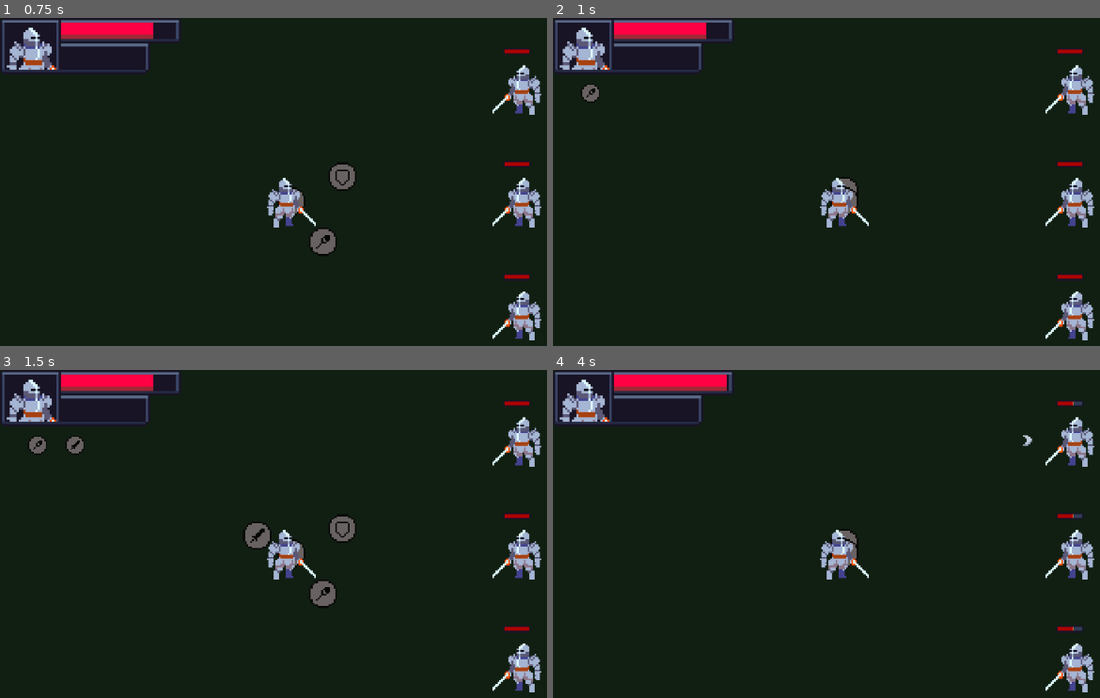
Above: before the commit, frames 1-4 (two rows, left to right).
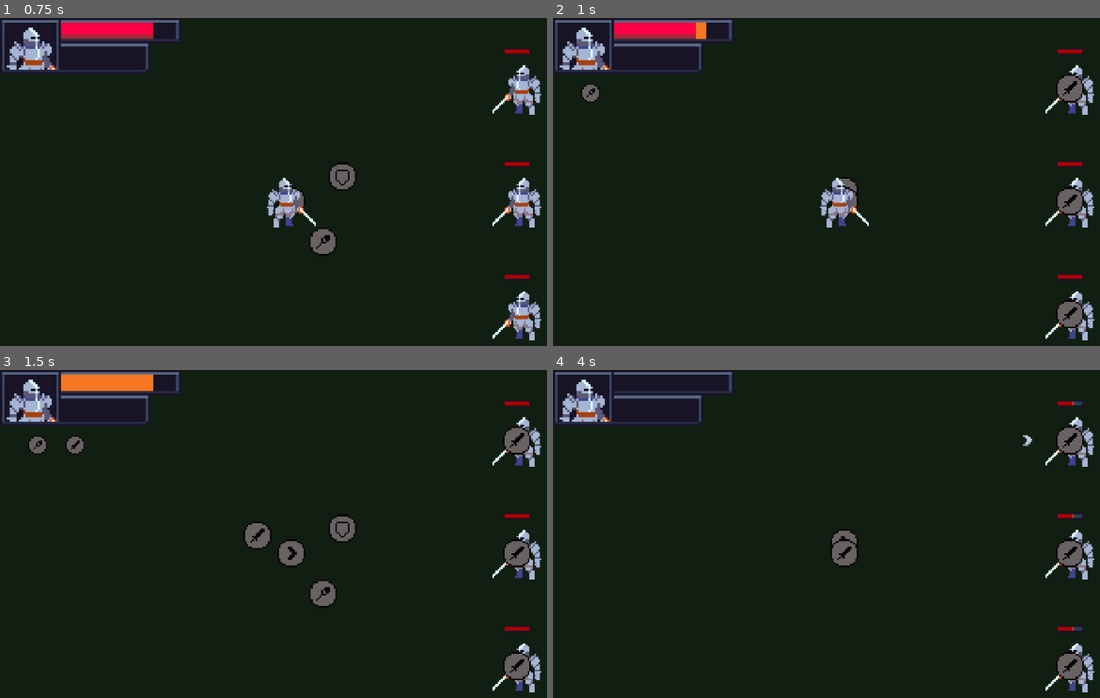
Above: after the commit, the same moments.

Repository: SamuelAlves-23/shoveljam2025
Game: Godot game, scene res://scenes/battle_scene/battle_scene.tscn
Two runs of this game, one before a commit and one after it. Both use one fixed random seed, a clock stepped at 60 frames per second and the inputs below. The project has no main scene, so this scene is started directly.
Inputs (mouse positions are in pixels of both pictures, inside the frame that each line leads up to):
- Up to frame 1 (0.75 s): move the mouse to (322, 241) at 0.52 s; hold D (move_right) from 0.53 s (still down); hold Q (attack) from 0.53 s (still down); click (322, 241) at 0.67 s
- Up to frame 2 (1 s): keep holding D (move_right); keep holding Q (attack); tap E (guard) at 0.8 s
- Up to frame 3 (1.5 s): move the mouse to (224, 602) at 1.27 s; release D (move_right) at 1.28 s; release Q (attack) at 1.28 s; hold S (move_down) from 1.28 s (still down); tap E (guard) at 1.35 s
- Up to frame 4 (4 s): tap R (magic) at 1.55 s; move the mouse to (1001, 488) at 2.02 s; release S (move_down) at 2.03 s; hold D (move_right) 2.03-2.78 s; hold R (magic) 2.03-2.78 s; tap Q (attack) at 2.3, 2.85 s; move the mouse to (892, 665) at 2.77 s; hold W (move_up) 2.78-3.53 s; click (892, 665) at 2.92 s; tap E (guard) at 3.05 s; move the mouse to (outside the picture) at 3.52 s; hold A (move_left) from 3.53 s (still down); hold R (magic) from 3.53 s (still down); tap Space (confirm) at 3.6 s

Frame 1 is identical in both runs. In frame 2, 1.1% of the frame differs, in the area x 26-98%, y 1-95%; in frame 3, 2.4%; in frame 4, 2.7%, in the area x 10-98%, y 1-95%.

Commit message:
Pre-rediseño

Diff:
--- a/units/enemy/enemy.gd
+++ b/units/enemy/enemy.gd
@@ -11,7 +11,13 @@
 
 @onready var current_state: STATES = STATES.ALIVE
 @onready var guarding: bool = false
+@onready var current_combo: Array = []
 @onready var battle_scene: BattleScene = get_tree().get_first_node_in_group("BattleScene")
+
+@onready var hp: Control = $EnemyHP
+@onready var combo_01_pos: Vector2 = $EnemyHP/Combo01.position
+@onready var combo_02_pos: Vector2 = $EnemyHP/Combo02.global_position
+@onready var combo_03_pos: Vector2 = $EnemyHP/Combo03.global_position
 
 @onready var enemy_stats: Dictionary = {
 	"max_hp" : 100,
@@ -38,8 +44,10 @@
 	enemy_dead.emit(self)
 
 func skill() -> void:
-	print("Una skill")
-
+	var total_damage: int = enemy_stats["attack"]
+	total_damage += ceil(check_combo(0))
+	PlayerStats.damage(total_damage)
+	add_combo(GlobalManager.combo_pieces[0])
 
 func damage(amount: int) -> void:
 	var total_amount: int = amount
@@ -67,3 +75,29 @@
 		if damage_bar.value >= 0:
 			i = amount
 		await get_tree().create_timer(0.01).timeout
+
+func add_combo(piece) -> void:
+	var combo_piece = piece.instantiate()
+	current_combo.append(combo_piece)
+	hp.add_child(combo_piece)
+	match current_combo.size:
+		1:
+			combo_piece.global_postion = combo_01_pos
+		2:
+			combo_piece.global_postion = combo_02_pos
+		3:
+			combo_piece.global_postion = combo_02_pos
+			finisher()
+
+
+func check_combo(piece_name: int) -> float:
+	var result: float
+	for combo: ComboPiece in current_combo:
+		if combo.piece_name == piece_name:
+			result += combo.passive()
+	return result
+
+func finisher() -> void:
+	for piece in current_combo:
+		piece.queue_free()
+	current_combo.clear()
--- a/units/enemy/enemy.tscn
+++ b/units/enemy/enemy.tscn
@@ -42,5 +42,14 @@
 texture_progress = ExtResource("4_r7pne")
 metadata/_edit_use_anchors_ = true
 
+[node name="Combo01" type="Marker2D" parent="EnemyHP"]
+position = Vector2(-11, -30)
+
+[node name="Combo02" type="Marker2D" parent="EnemyHP"]
+position = Vector2(0, -30)
+
+[node name="Combo03" type="Marker2D" parent="EnemyHP"]
+position = Vector2(8, -30)
+
 [node name="CursorPosition" type="Marker2D" parent="."]
 position = Vector2(-24, 0)
